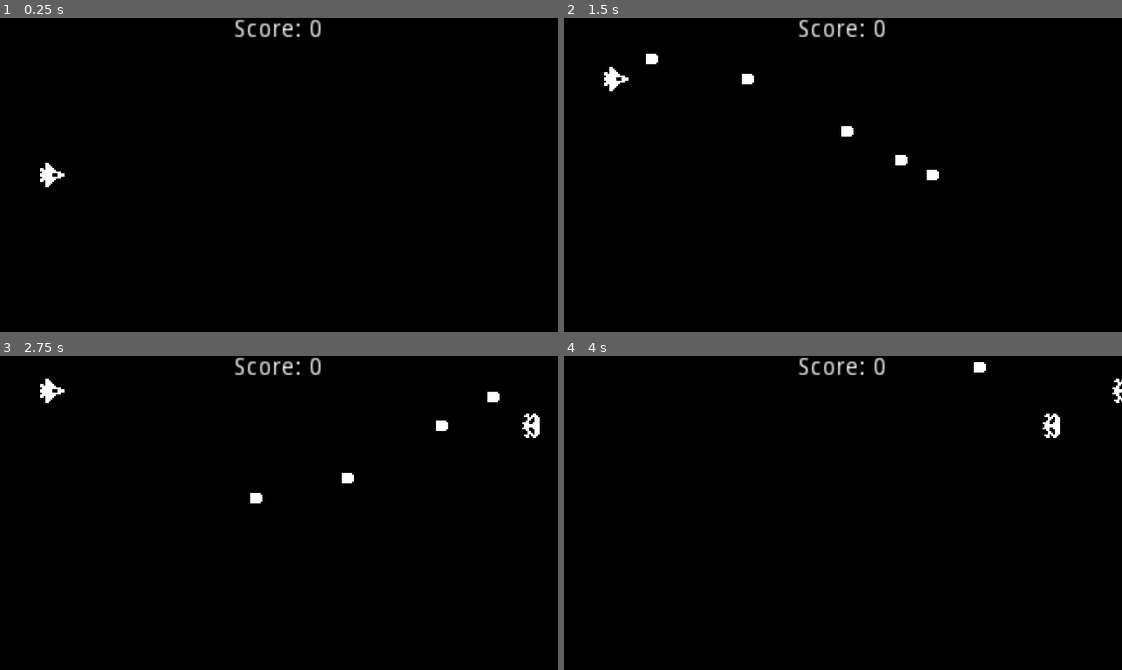
Above: before the commit, frames 1-4 (two rows, left to right).
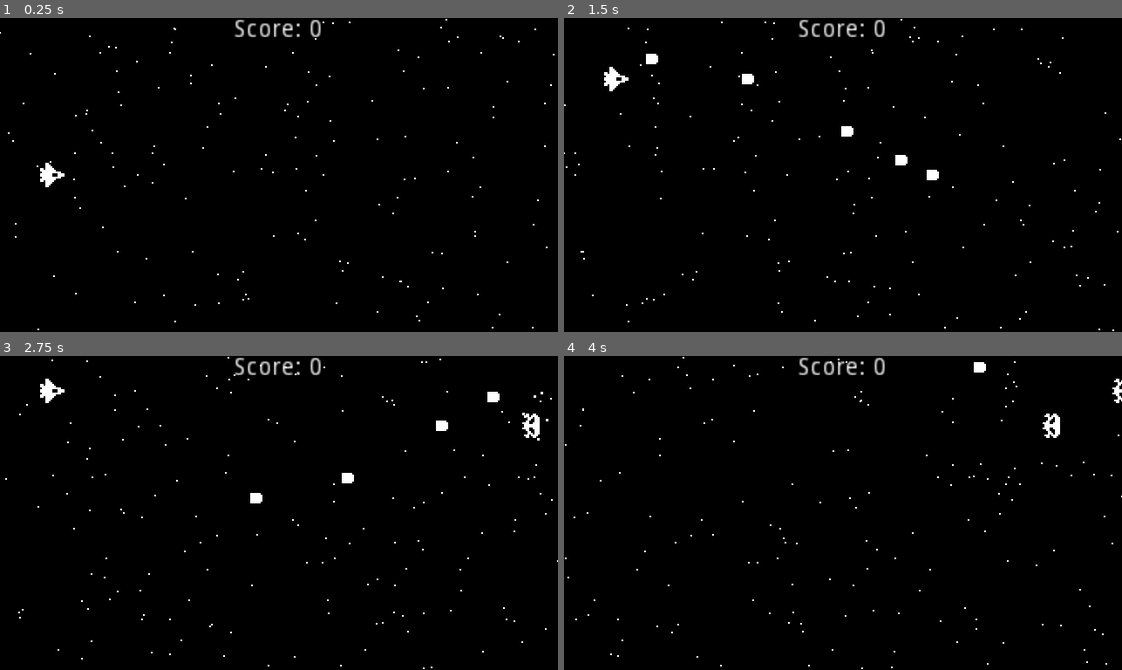
Above: after the commit, the same moments.

Repository: xvcrimsajadevx/Godot-Projects
Game: Godot game, scene res://World.tscn
Same seed, same stepped clock (60 frames per second), same inputs: the game is played once before the commit and once after it.
Inputs:
- Up to frame 1 (0.25 s): no input
- Up to frame 2 (1.5 s): tap Enter (ui_accept) at 0.5, 0.6, 0.77, 1.07, 1.35 s; hold Up (ui_up) 0.53-1.28 s; hold Down (ui_down) from 1.28 s (still down)
- Up to frame 3 (2.75 s): tap Enter (ui_accept) at 1.52, 1.82, 2.1 s; release Down (ui_down) at 2.03 s; hold Up (ui_up) from 2.03 s (still down)
- Up to frame 4 (4 s): tap Enter (ui_accept) at 2.85, 3.02, 3.32, 3.6, 3.77 s; release Up (ui_up) at 3.53 s; hold Down (ui_down) from 3.53 s (still down)

The runs differ from the first frame. In frame 1, 0.3% of the frame differs, in the area x 0-100%, y 0-100%; in frame 2, 0.3%; in frame 3, 0.3%; in frame 4, 0.3%.

Commit message:
1-Bit Course: Space Shooter - Particles + AudioStream/Cleanup

Diff:
--- a/1-Bit Course - 3) Space Shooter/Resources/Enemy.gd
+++ b/1-Bit Course - 3) Space Shooter/Resources/Enemy.gd
@@ -9,18 +9,23 @@
 	position.x -= SPEED * delta
 
 func _on_Enemy_body_entered(body):
+	body.create_hit_effect()
 	body.queue_free()
 	ARMOR -= 1
 	if ARMOR <= 0:
-		var main = get_tree().current_scene
-		if main.is_in_group("World"):
-			main.score += 10
+		create_explosion()
+		add_to_score()
 		queue_free()
 
 func _on_VisibilityNotifier2D_screen_exited():
 	queue_free()
 
-func _exit_tree():
+func add_to_score():
+	var main = get_tree().current_scene
+	if main.is_in_group("World"):
+		main.score += 10
+
+func create_explosion():
 	var main = get_tree().current_scene
 	var explosionEffect = ExplosionEffect.instance()
 	main.call_deferred("add_child", explosionEffect)
--- a/1-Bit Course - 3) Space Shooter/Resources/ExplosionEffect.tscn
+++ b/1-Bit Course - 3) Space Shooter/Resources/ExplosionEffect.tscn
@@ -1,6 +1,7 @@
-[gd_scene load_steps=4 format=2]
+[gd_scene load_steps=5 format=2]
 
 [ext_resource path="res://Resources/Explosion.png" type="Texture" id=1]
+[ext_resource path="res://Resources/Explode.wav" type="AudioStream" id=2]
 
 [sub_resource type="Animation" id=1]
 resource_name = "Explode"
@@ -57,3 +58,7 @@
 autoplay = "Explode"
 anims/Explode = SubResource( 1 )
 anims/RESET = SubResource( 2 )
+
+[node name="ExplodeSound" type="AudioStreamPlayer" parent="."]
+stream = ExtResource( 2 )
+autoplay = true
--- /dev/null
+++ b/1-Bit Course - 3) Space Shooter/Resources/HitEffect.tscn
@@ -0,0 +1,57 @@
+[gd_scene load_steps=3 format=2]
+
+[ext_resource path="res://Resources/Hit.wav" type="AudioStream" id=1]
+
+[sub_resource type="Animation" id=1]
+resource_name = "Hit"
+length = 0.4
+tracks/0/type = "value"
+tracks/0/path = NodePath("HitParticles:emitting")
+tracks/0/interp = 1
+tracks/0/loop_wrap = true
+tracks/0/imported = false
+tracks/0/enabled = true
+tracks/0/keys = {
+"times": PoolRealArray( 0 ),
+"transitions": PoolRealArray( 1 ),
+"update": 1,
+"values": [ true ]
+}
+tracks/1/type = "method"
+tracks/1/path = NodePath(".")
+tracks/1/interp = 1
+tracks/1/loop_wrap = true
+tracks/1/imported = false
+tracks/1/enabled = true
+tracks/1/keys = {
+"times": PoolRealArray( 0.4 ),
+"transitions": PoolRealArray( 1 ),
+"values": [ {
+"args": [  ],
+"method": "queue_free"
+} ]
+}
+
+[node name="HitEffect" type="Node2D"]
+
+[node name="HitSound" type="AudioStreamPlayer" parent="."]
+stream = ExtResource( 1 )
+autoplay = true
+
+[node name="HitParticles" type="CPUParticles2D" parent="."]
+scale = Vector2( 1.5, 1.5 )
+emitting = false
+amount = 6
+lifetime = 0.4
+one_shot = true
+explosiveness = 1.0
+emission_shape = 1
+emission_sphere_radius = 2.0
+spread = 180.0
+gravity = Vector2( 0, 0 )
+initial_velocity = 50.0
+initial_velocity_random = 1.0
+
+[node name="AnimationPlayer" type="AnimationPlayer" parent="."]
+autoplay = "Hit"
+anims/Hit = SubResource( 1 )
--- /dev/null
+++ b/1-Bit Course - 3) Space Shooter/Resources/Laser.gd
@@ -0,0 +1,14 @@
+extends RigidBody2D
+
+var HitEffect = preload("res://Resources/HitEffect.tscn")
+
+onready var laserSound = $LaserSound
+
+func _ready():
+	laserSound.play()
+
+func create_hit_effect():
+	var main = get_tree().current_scene
+	var hitEffect = HitEffect.instance()
+	main.add_child(hitEffect)
+	hitEffect.global_position = global_position
--- a/1-Bit Course - 3) Space Shooter/Resources/Bullet.tscn
+++ b/1-Bit Course - 3) Space Shooter/Resources/Laser.tscn
@@ -1,16 +1,19 @@
-[gd_scene load_steps=3 format=2]
+[gd_scene load_steps=5 format=2]
 
-[ext_resource path="res://Resources/Bullet.png" type="Texture" id=1]
+[ext_resource path="res://Resources/Laser.wav" type="AudioStream" id=1]
+[ext_resource path="res://Resources/Laser.png" type="Texture" id=2]
+[ext_resource path="res://Resources/Laser.gd" type="Script" id=3]
 
 [sub_resource type="RectangleShape2D" id=1]
 extents = Vector2( 4, 3 )
 
-[node name="Bullet" type="RigidBody2D"]
+[node name="Laser" type="RigidBody2D"]
 gravity_scale = 0.0
 linear_velocity = Vector2( 200, 0 )
+script = ExtResource( 3 )
 
 [node name="Sprite" type="Sprite" parent="."]
-texture = ExtResource( 1 )
+texture = ExtResource( 2 )
 
 [node name="Collision" type="CollisionShape2D" parent="."]
 shape = SubResource( 1 )
@@ -19,4 +22,7 @@
 position = Vector2( 0.5, 2.38419e-07 )
 scale = Vector2( 0.45, 0.4 )
 
+[node name="LaserSound" type="AudioStreamPlayer" parent="."]
+stream = ExtResource( 1 )
+
 [connection signal="screen_exited" from="VisibilityNotifier2D" to="." method="queue_free"]
--- a/1-Bit Course - 3) Space Shooter/Resources/Ship.gd
+++ b/1-Bit Course - 3) Space Shooter/Resources/Ship.gd
@@ -1,6 +1,6 @@
 extends Area2D
 
-const Bullet = preload("res://Resources/Bullet.tscn")
+const Laser = preload("res://Resources/Laser.tscn")
 const ExplosionEffect = preload("res://Resources/ExplosionEffect.tscn")
 
 export(int) var SPEED = 100
@@ -11,13 +11,13 @@
 	if Input.is_action_pressed("ui_down"):
 		position.y += SPEED * delta
 	if Input.is_action_just_pressed("ui_accept"):
-		fire_bullet()
+		fire_laser()
 
-func fire_bullet():
-	var bullet = Bullet.instance()
+func fire_laser():
+	var laser = Laser.instance()
 	var main = get_tree().current_scene
-	main.add_child(bullet)
-	bullet.global_position = global_position
+	main.add_child(laser)
+	laser.global_position = global_position
 
 
 func _on_Ship_area_entered(area):
--- a/1-Bit Course - 3) Space Shooter/World.tscn
+++ b/1-Bit Course - 3) Space Shooter/World.tscn
@@ -15,8 +15,23 @@
 "_edit_lock_": true
 }
 
+[node name="StarParticles" type="CPUParticles2D" parent="."]
+position = Vector2( 320, 90 )
+rotation = -3.14159
+amount = 200
+lifetime = 7.0
+preprocess = 7.0
+emission_shape = 2
+emission_rect_extents = Vector2( 1, 90 )
+direction = Vector2( 0, 0 )
+spread = 0.0
+gravity = Vector2( 0, 0 )
+initial_velocity = 80.0
+initial_velocity_random = 0.5
+
 [node name="Ship" parent="." instance=ExtResource( 1 )]
 position = Vector2( 30, 90 )
+z_index = 1
 
 [node name="EnemySpawner" parent="." instance=ExtResource( 3 )]
 position = Vector2( 320, 0 )
Renamed: 1-Bit Course - 3) Space Shooter/Resources/Bullet.png -> 1-Bit Course - 3) Space Shooter/Resources/Laser.png
Not shown, changed: 1-Bit Course - 3) Space Shooter/Resources/Laser.png.import
